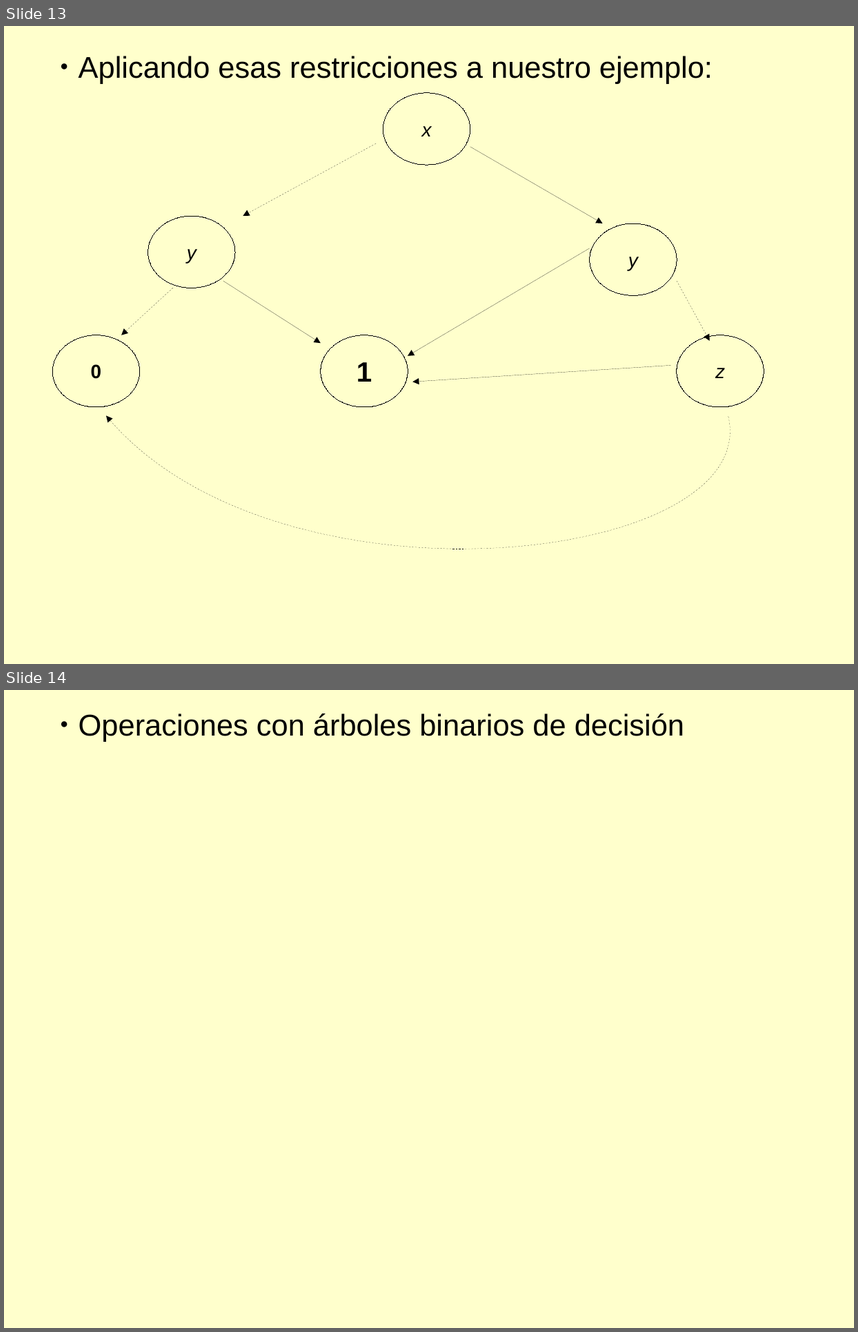
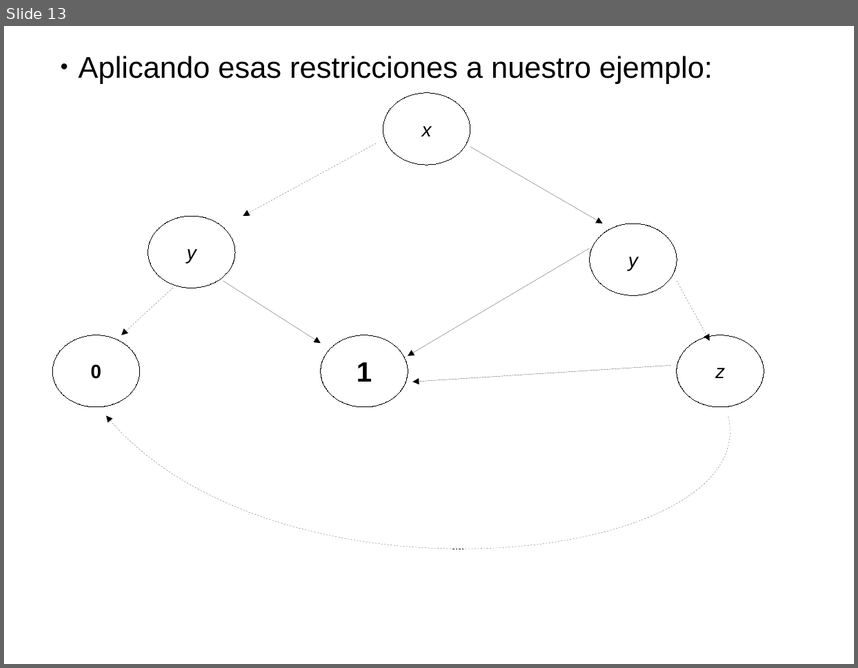
Before and after one commit to diegojromerolopez/djbdd, a slide deck: doc/presentacion.odp. Shown one above the other, each under a label of ours: slides 13 and 14 before the commit, slide 13 after it. The pictures are 858x1332 and 858x668 pixels, drawn with LibreOffice and Linux fonts; fonts in the diff are those of the drawing. Boxes give left, top, right and bottom in pixels: in the first picture for what was removed or moved away, otherwise in the second. Text is boxed around its words. In the diff, an @@ line names an element or a change of style, - is before the commit and + after.

```diff
--- a/doc/presentacion.odp
+++ b/doc/presentacion.odp
@@ slide 14 removed at (4,690,854,1328), background #FFFFCC @@
@@ text removed at (79,713,684,742) @@
-● Operaciones con árboles binarios de decisión
@@ slide 13 changed as well @@
@@ background #FFFFCC to #FFFFFF @@
```
Also in this commit, not shown: 22 other slides changed, 3 slides added, 1 other slide removed, 3 other files.
